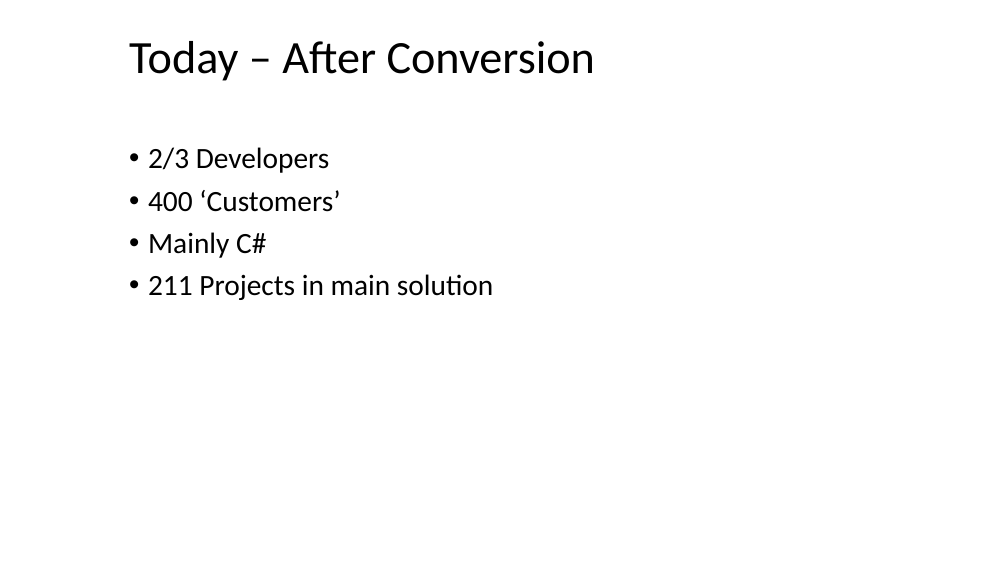
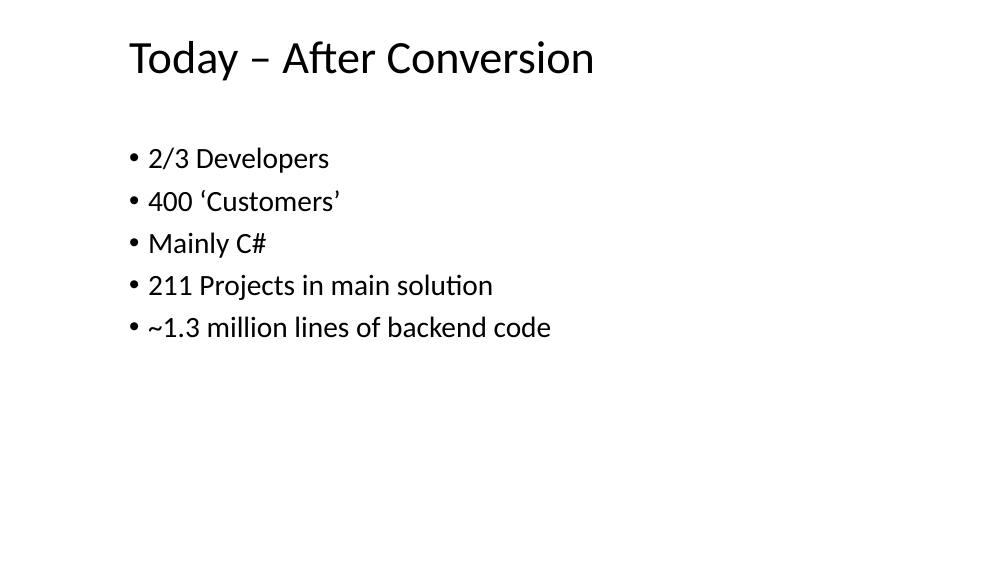
Before and after one commit to DavidBetteridge/DotNetYorkTalk-RealLifeVisualStudioAnalysers, a slide deck: slide 5 of DotNetYork.pptx. Drawn at 1008x567 pixels with LibreOffice and Linux fonts; fonts in the diff are those of the drawing; background and template pictures are left out. Boxes give left, top, right and bottom in pixels: in the first picture for what was removed or moved away, otherwise in the second. Text is boxed around its words. In the diff, an @@ line names an element or a change of style, - is before the commit and + after.

```diff
--- a/DotNetYork.pptx
+++ b/DotNetYork.pptx
@@ text at [148, 316, 552, 338]: paragraph added @@
+• ~1.3 million lines of backend code
```
Also in this commit, not shown: 1 other file.
